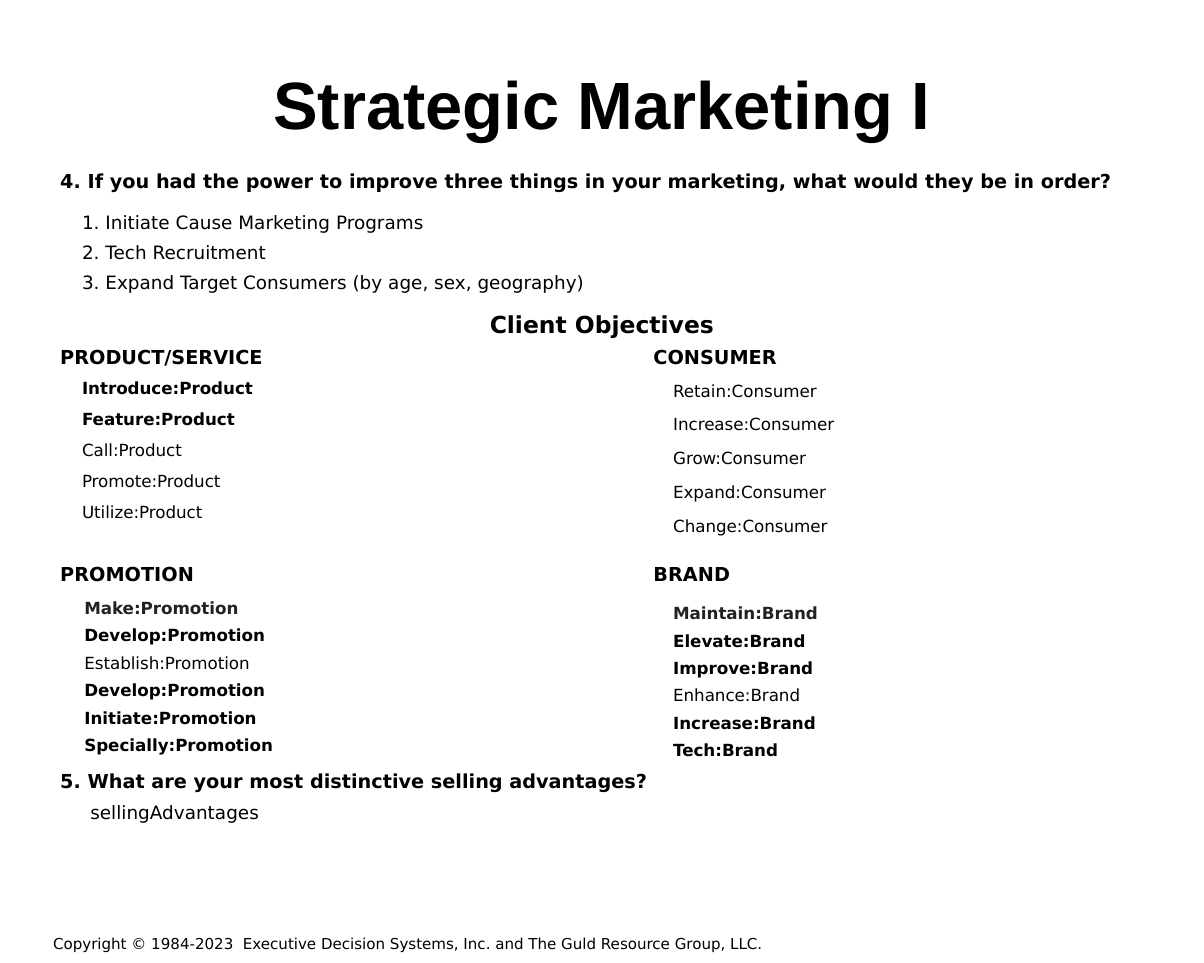
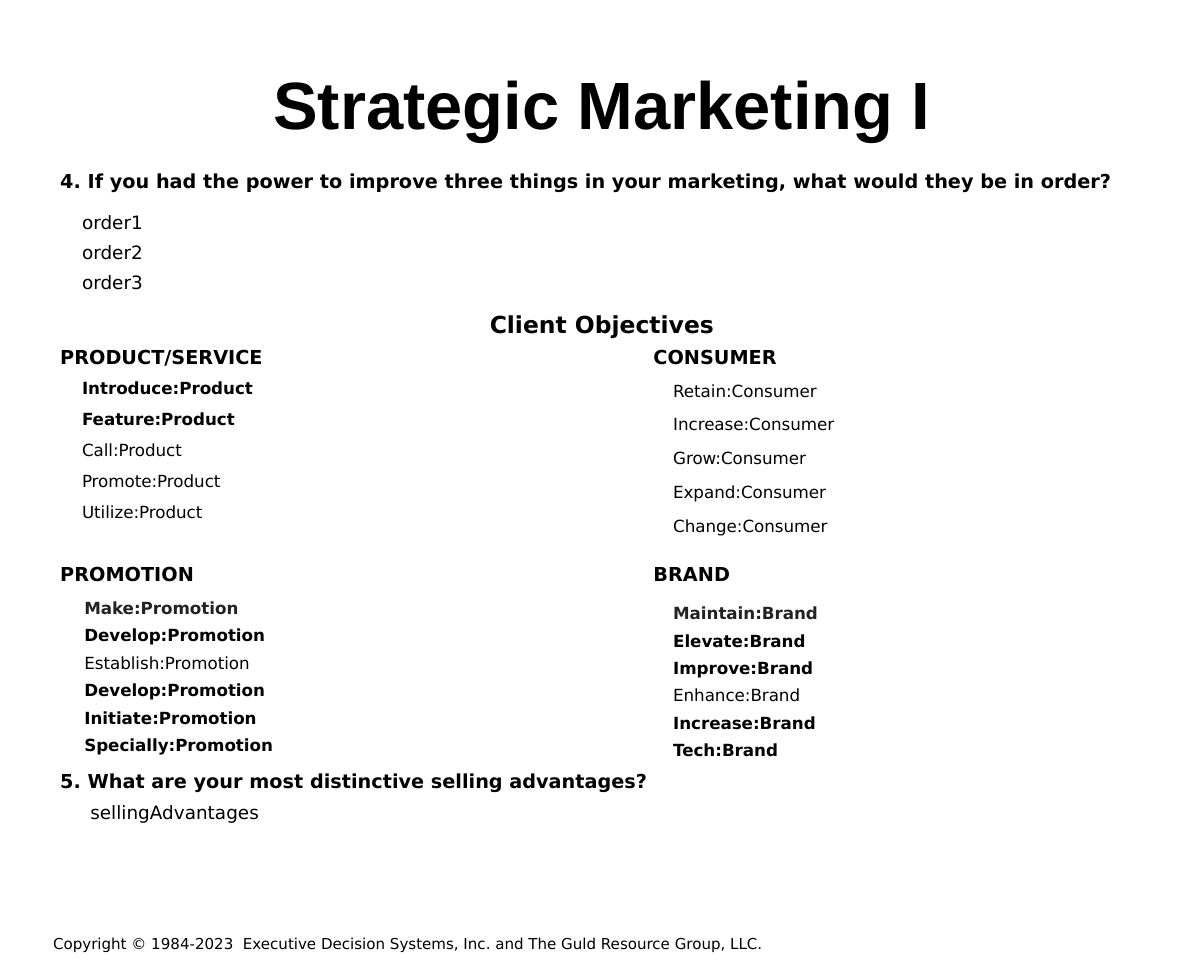
Before and after one commit to hintonandrew510/wizardfrontend, a slide deck: slide 4 of mavenprojectSCR/src/main/resources/powerpointtemplate/tv.pptx. Drawn at 1204x963 pixels with LibreOffice and Linux fonts; fonts in the diff are those of the drawing; background and template pictures are left out. Boxes give left, top, right and bottom in pixels: in the first picture for what was removed or moved away, otherwise in the second. Text is boxed around its words. In the diff, an @@ line names an element or a change of style, - is before the commit and + after.

```diff
--- a/mavenprojectSCR/src/main/resources/powerpointtemplate/tv.pptx
+++ b/mavenprojectSCR/src/main/resources/powerpointtemplate/tv.pptx
@@ table at (78, 207, 621, 294) @@
-row 1, column 1: 1. Initiate Cause Marketing Programs
+row 1, column 1: order1
-row 2, column 1: 2. Tech Recruitment
+row 2, column 1: order2
-row 3, column 1: 3. Expand Target Consumers (by age, sex, geography)
+row 3, column 1: order3
```
Also in this commit, not shown: 2 other files.
